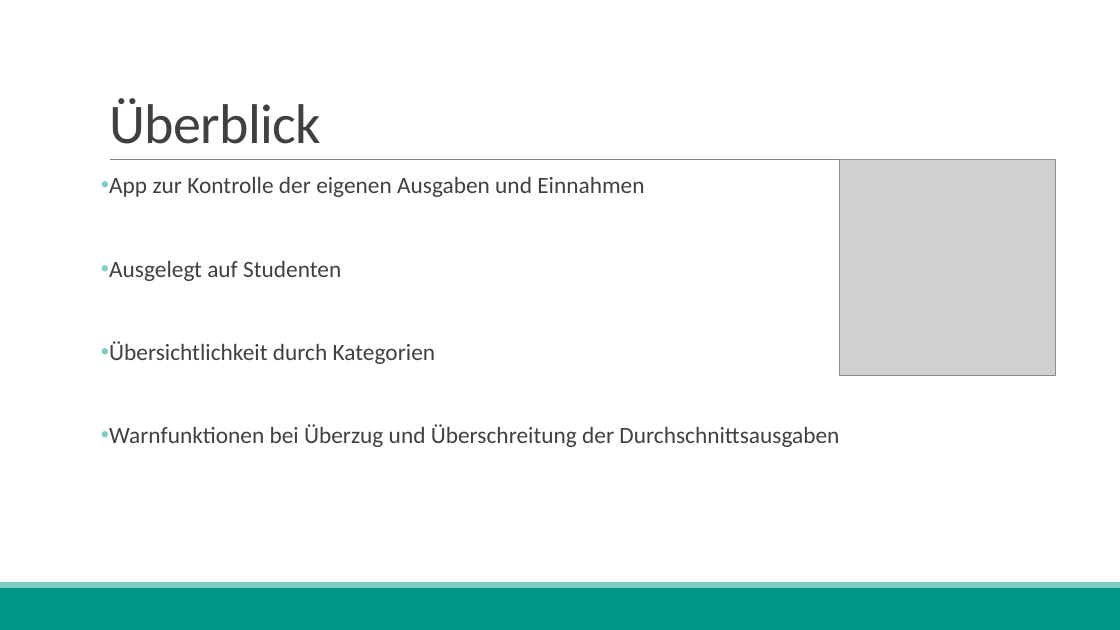
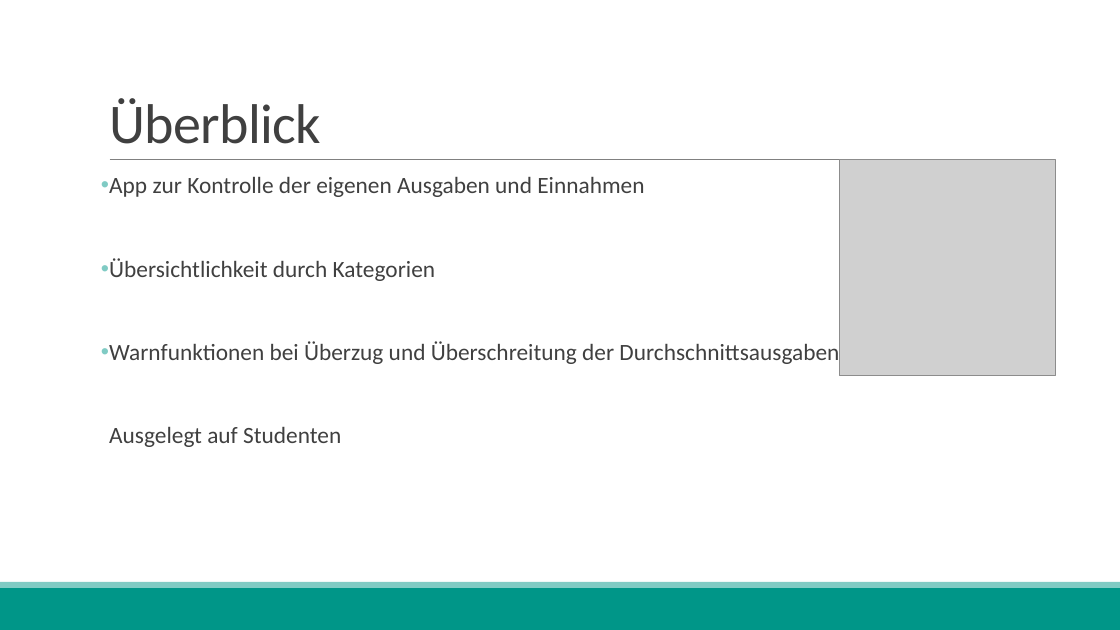
Before and after one commit to danving/finanz_app, a slide deck: slide 2 of Abgabe/Hoffentlich reicht‘s.pptx. Drawn at 1120x630 pixels with LibreOffice and Linux fonts; fonts in the diff are those of the drawing; grey boxes stand for pictures. Boxes give left, top, right and bottom in pixels: in the first picture for what was removed or moved away, otherwise in the second. Text is boxed around its words. In the diff, an @@ line names an element or a change of style, - is before the commit and + after.

```diff
--- a/Abgabe/Hoffentlich reicht‘s.pptx
+++ b/Abgabe/Hoffentlich reicht‘s.pptx
@@ text at <box>109,261,341,281</box>: paragraph removed @@
-• Ausgelegt auf Studenten
@@ text at <box>109,427,341,447</box>: paragraph added @@
+  Ausgelegt auf Studenten
```
Also in this commit, not shown: 3 other files.
